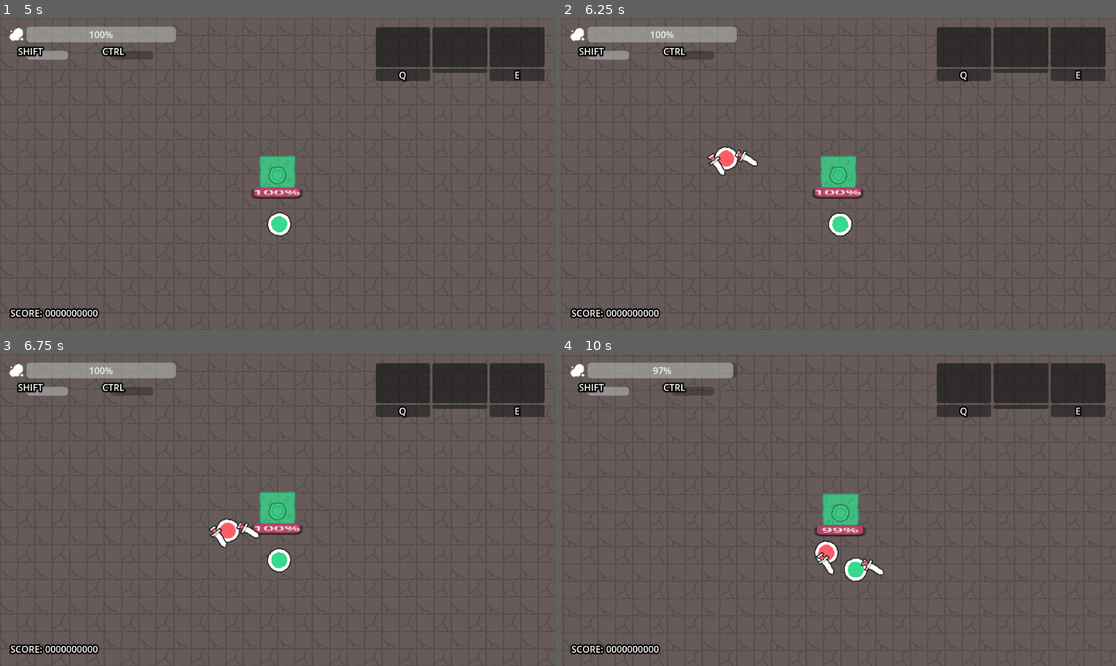
Above: before the commit, frames 1-4 (two rows, left to right).
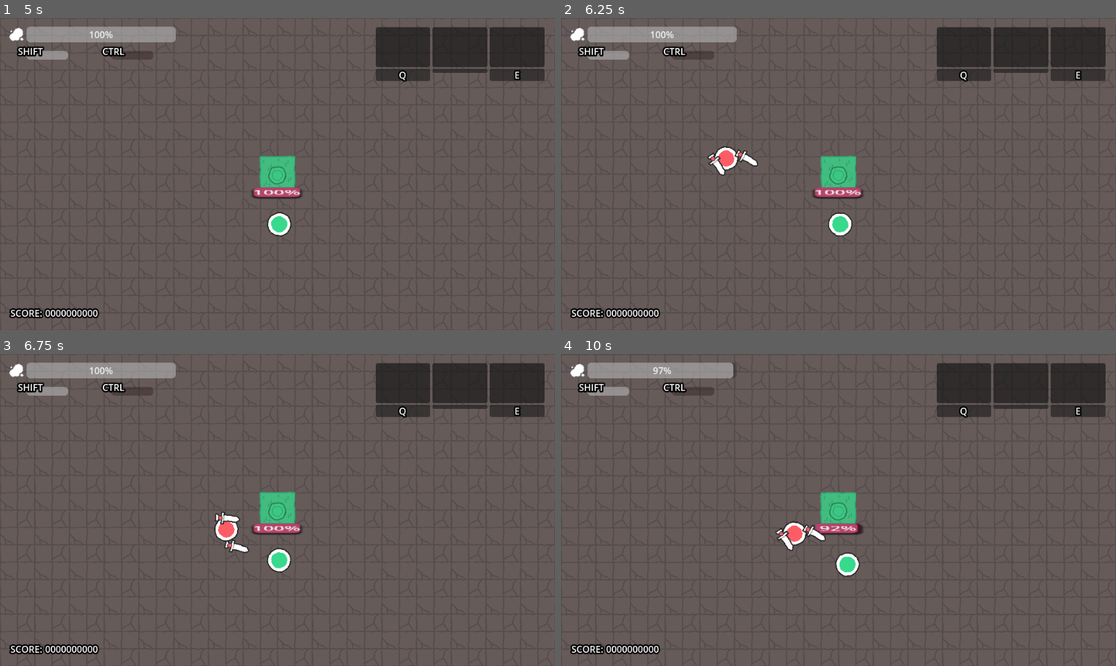
Above: after the commit, the same moments.

Repository: AndreeBurlamaqui/Gorgedot
Game: Godot game, scene res://Game/Scenes/family_defense.tscn
The game is run twice, just before and just after one commit, with the same random seed, the same clock (stepped at 60 frames per second) and the same inputs.
Inputs (mouse positions are in pixels of both pictures, inside the frame that each line leads up to):
- Up to frame 1 (5 s): tap Enter at 0.5, 2, 3.5 s; move the mouse to (399, 158) at 0.52 s; tap Space at 1.25, 2.75, 4.25 s; move the mouse to (166, 189) at 1.27 s; move the mouse to (333, 105) at 2.02 s; move the mouse to (249, 236) at 2.77 s; move the mouse to (444, 220) at 3.52 s; move the mouse to (111, 127) at 4.27 s
- Up to frame 2 (6.25 s): move the mouse to (866, 174) at 5.02 s; move the mouse to (755, 96) at 5.77 s
- Up to frame 3 (6.75 s): move the mouse to (399, 494) at 6.52 s
- Up to frame 4 (10 s): move the mouse to (727, 525) at 7.27 s; move the mouse to (894, 441) at 8.02 s; move the mouse to (810, 572) at 8.77 s; move the mouse to (1005, 556) at 9.52 s

Frame 1 is identical in both runs. In frame 2, less than 0.1% of the frame differs, in the area x 26-36%, y 41-51%; in frame 3, 0.5%; in frame 4, 1.7%, in the area x 38-59%, y 44-74%.

Commit message:
+ Enemy movement is set to a target position and a radius around it > Set when the focus change > Also created a utils func to see a circle in a pos

Diff:
--- a/Game/Extensions/TinyExtensions.gd
+++ b/Game/Extensions/TinyExtensions.gd
@@ -102,3 +102,35 @@
 	else :
 		node.process_mode = Node.PROCESS_MODE_DISABLED
 		node.hide()
+
+static func visualize_circle(tree : SceneTree, position: Vector2, radius: float, duration: float, lineColor: Color) -> void:
+	# Create a Line2D node to represent the circle
+	var circle_line = Line2D.new()
+	circle_line.default_color = lineColor
+	circle_line.width = 5
+
+	# Add points to the Line2D to form the circle
+	var segments = 64  # Number of points to approximate the circle
+	for i in range(segments):
+		var angle = i * TAU / segments
+		var point = position + Vector2(cos(angle), sin(angle)) * radius
+		circle_line.add_point(point)
+
+	# Close the circle by connecting the last point to the first
+	circle_line.add_point(position + Vector2(radius, 0))
+
+	# Add the circle to the root node
+	var root = tree.root
+	root.add_child(circle_line)
+
+	# Create a timer to remove the circle after the duration
+	var timer = Timer.new()
+	root.add_child(timer)
+	timer.wait_time = duration
+	timer.one_shot = true
+	timer.start()
+
+	# Wait for the timer to timeout, then free the circle
+	await timer.timeout
+	circle_line.queue_free()
+	timer.queue_free()
--- a/Game/Scenes/family_defense.tscn
+++ b/Game/Scenes/family_defense.tscn
@@ -94,7 +94,6 @@
 platform_on_leave = 0
 platform_floor_layers = 4294967295
 safe_margin = 0.015
-durability_acid_rate = 0.25
 
 [node name="Family" type="Node2D" parent="." node_paths=PackedStringArray("hp_bar", "hurtbox")]
 script = ExtResource("2_50mvr")
--- a/Game/Units/Enemies/EnemyController.gd
+++ b/Game/Units/Enemies/EnemyController.gd
@@ -4,7 +4,8 @@
 
 @export_group("ATTACK")
 @export var focusArea : Area2D
-var focusTarget : Node2D # Just to get the direction mostly
+var _focusTarget : Node2D # Just to get the direction mostly
+var _targetOffset := Vector2.ONE * 2
 
 @export var _flash_animations : AnimationPlayer
 
@@ -22,17 +23,17 @@
 	focusArea.area_entered.connect(on_enter_focus_area)
 	focusArea.area_exited.connect(on_exit_focus_area)
 
-	focusTarget = GameManager.Family
+	_set_focus_target(GameManager.Family)
 	_flash_animations.play(&"RESET")
 
 func GetMoveDirection():
-	return MovementType.GetMovement(self, focusTarget)
+	return MovementType.GetMovement(self, _get_focus_target_position())
 
 func GetAimDirection():
-	if focusTarget == null:
+	if _focusTarget == null:
 		return Vector2.RIGHT
 
-	return global_position + (focusTarget.global_position - global_position).normalized()
+	return global_position + (_focusTarget.global_position - global_position).normalized()
 
 
 func _on_health_hit(attacker, health : Health):
@@ -53,15 +54,15 @@
 	# On entering the focus area
 	# The enemy needs to start attacking it,
 	# instead of focusing the nexus
-	focusTarget = collision
+	_set_focus_target(collision)
 
 func on_exit_focus_area(collision : Area2D):
 	# On exiting, if its the player
 	# The enemy needs to go back focusing the nexus
-	focusTarget = GameManager.Family
+	_set_focus_target(GameManager.Family)
 
 func _process(delta):
-	if MovementType.GetMovement(self, focusTarget).length() < GetAttackDistance() :
+	if MovementType.GetMovement(self, _get_focus_target_position()).length() < GetAttackDistance() :
 		TryMainAction()
 
 	super._process(delta)
@@ -78,3 +79,16 @@
 		atkDist = currentWeapon.attack_distance
 
 	return atkDist
+
+func _get_focus_target_position() -> Vector2 :
+	# Based on the offset, return the position to go towards
+	var focusPos = _focusTarget.global_position + _targetOffset
+	# TinyUtils.visualize_circle(get_tree(), focusPos, 1, 0.1, Color.WHITE)
+	return focusPos
+
+func _set_focus_target(newTarget):
+	_focusTarget = newTarget
+	# Set the offset that it'll try to search to
+	var random_direction = Vector2(randf_range(-1, 1), randf_range(-1, 1)).normalized()
+	var random_magnitude = randf_range(1, GetAttackDistance())
+	_targetOffset = random_direction * random_magnitude
--- a/Game/Units/Enemies/Movements/EnemyMovementAvoider.gd
+++ b/Game/Units/Enemies/Movements/EnemyMovementAvoider.gd
@@ -1,5 +1,5 @@
 ## Avoid the player
 extends EnemyMovement
 
-func GetMovement(selfEnemy : EnemyController, target : Node2D) -> Vector2:
+func GetMovement(selfEnemy : EnemyController, target : Vector2) -> Vector2:
 	return Vector2.UP
--- a/Game/Units/Enemies/Movements/EnemyMovementBase.gd
+++ b/Game/Units/Enemies/Movements/EnemyMovementBase.gd
@@ -1,4 +1,4 @@
 class_name EnemyMovement extends Resource
 
-func GetMovement(selfEnemy : EnemyController, target : Node2D) -> Vector2:
+func GetMovement(selfEnemy : EnemyController, target : Vector2) -> Vector2:
 	return Vector2.UP
--- a/Game/Units/Enemies/Movements/EnemyMovementChaser.gd
+++ b/Game/Units/Enemies/Movements/EnemyMovementChaser.gd
@@ -1,11 +1,8 @@
 ## Follow the player
 class_name Chaser extends EnemyMovement
 
-func GetMovement(selfEnemy : EnemyController, target : Node2D) -> Vector2:
-	if GameManager.Player == null:
-		return Vector2.ZERO
-
-	var direction = target.global_position - selfEnemy.global_position
+func GetMovement(selfEnemy : EnemyController, target : Vector2) -> Vector2:
+	var direction = target - selfEnemy.global_position
 
 	if direction.length() > selfEnemy.GetAttackDistance():
 		return direction
--- a/Game/Units/Enemies/Movements/EnemyMovementSurrounder.gd
+++ b/Game/Units/Enemies/Movements/EnemyMovementSurrounder.gd
@@ -2,5 +2,5 @@
 extends EnemyMovement
 
 
-func GetMovement(selfEnemy : EnemyController, target : Node2D) -> Vector2:
+func GetMovement(selfEnemy : EnemyController, target : Vector2) -> Vector2:
 	return Vector2.UP
--- a/Game/Units/Enemies/Movements/EnemyMovementWanderer.gd
+++ b/Game/Units/Enemies/Movements/EnemyMovementWanderer.gd
@@ -1,5 +1,5 @@
 ## Moves around the room, randomly
 extends EnemyMovement
 
-func GetMovement(selfEnemy : EnemyController, target : Node2D) -> Vector2:
+func GetMovement(selfEnemy : EnemyController, target : Vector2) -> Vector2:
 	return Vector2.UP
